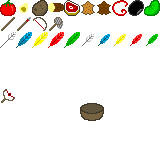
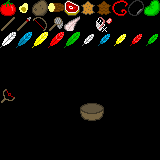
Two versions of the same layered image (160 × 160). Layer-by-layer changes:
painted on "items.png" over <box>64,16,112,32</box>
showed "Layer", painted on it over <box>0,0,160,160</box>
